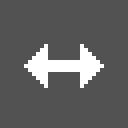
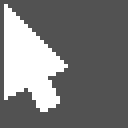
Layer changes from the first 128x128 image to the second:
added layer "Paint Layer 3" (1st of 2) above "Paint Layer 3" over [4, 4, 104, 112]
added layer "Paint Layer 3" (2nd of 2) above "Layer 2" over [4, 4, 104, 112]
hid "Layer 2" (1st of 2) over [4, 4, 104, 112]
